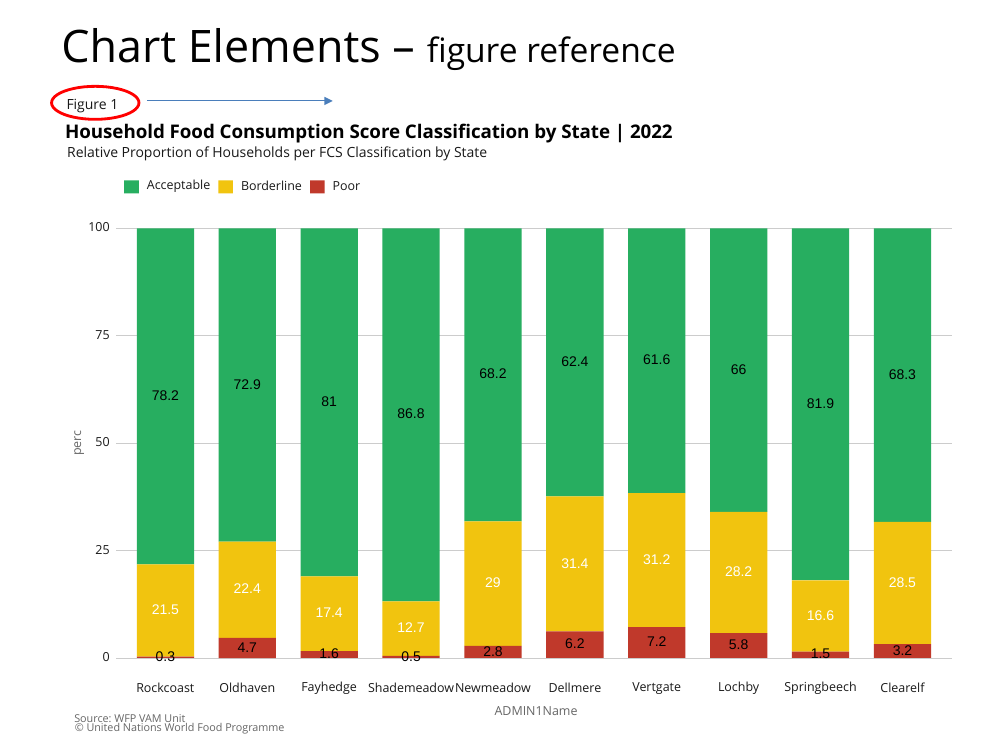
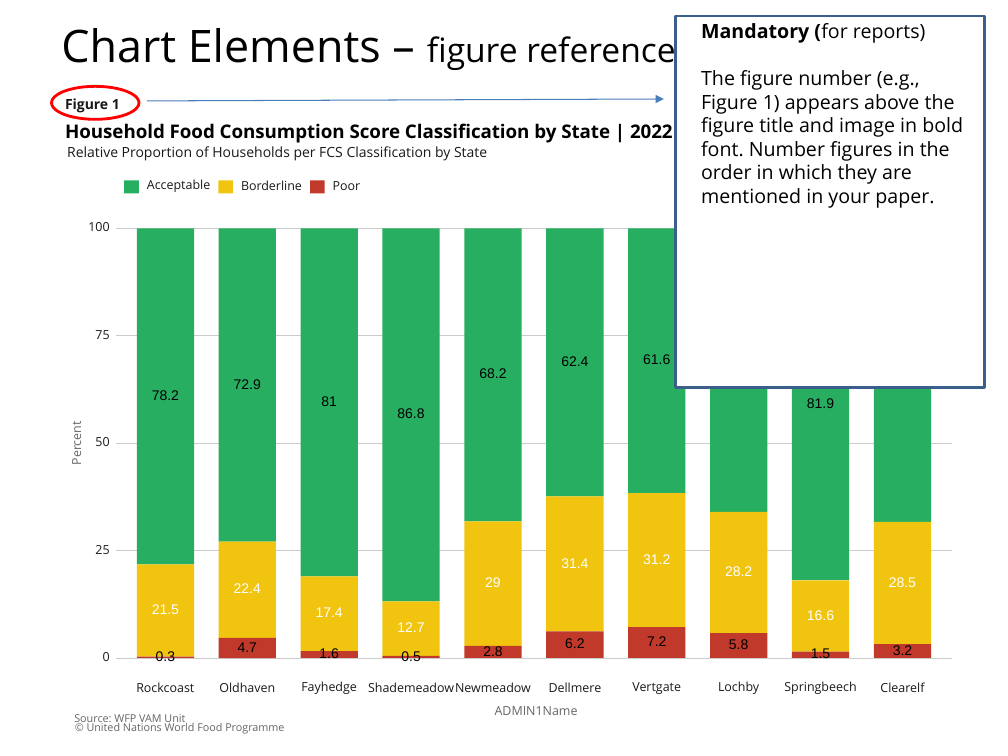
Before and after one commit to WFP-VAM/Rdatavizgallery, a slide deck: slide 2 of chart element example .pptx. Drawn at 1008x756 pixels with LibreOffice and Linux fonts; fonts in the diff are those of the drawing. Boxes give left, top, right and bottom in pixels: in the first picture for what was removed or moved away, otherwise in the second. Text is boxed around its words. In the diff, an @@ line names an element or a change of style, - is before the commit and + after.

```diff
--- a/chart element example .pptx
+++ b/chart element example .pptx
@@ rectangle added at (x1=675, y1=16, x2=984, y2=387), fill #FFFFFF, outline #3A5F8C 2 pt @@
@@ text added at (x1=701, y1=23, x2=963, y2=208), 14 pt, text #000000 @@
+Mandatory (for reports)
+The figure number (e.g., Figure 1) appears above the figure title and image in bold font. Number figures in the order in which they are mentioned in your paper.
@@ text "Figure 1" at (x1=65, y1=98, x2=120, y2=113): bold on @@
@@ arrow moved from (147, 101) - (333, 101) to (147, 101) - (664, 99) @@
@@ text removed at (x1=731, y1=364, x2=747, y2=374) @@
-66
@@ text removed at (x1=889, y1=369, x2=916, y2=379) @@
-68.3
@@ text at (x1=68, y1=426, x2=85, y2=464): text changed @@
-perc
+Percent
```
Also in this commit, not shown: 2 other slides changed, 10 slides added, 2 other files.
